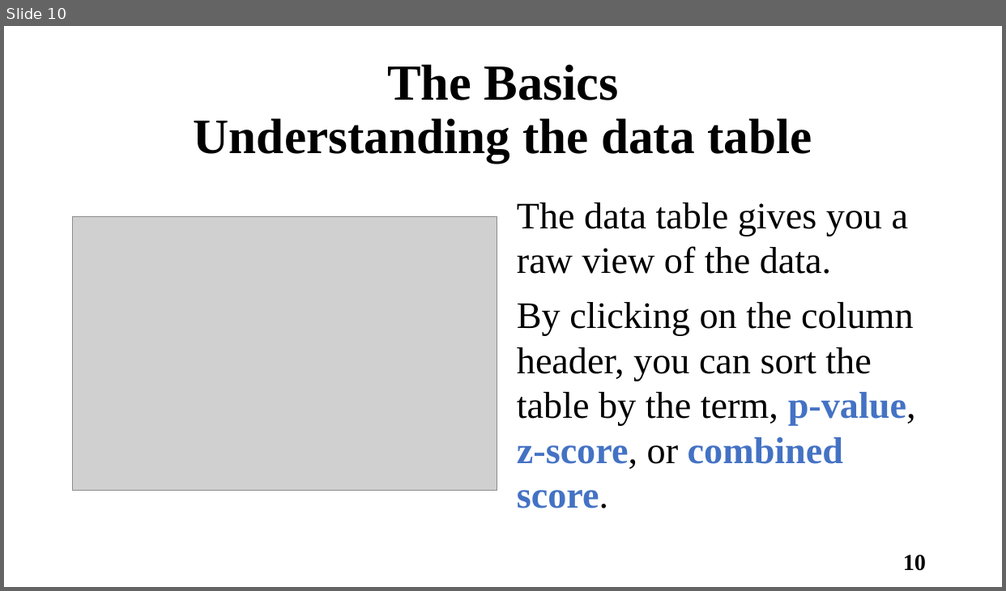
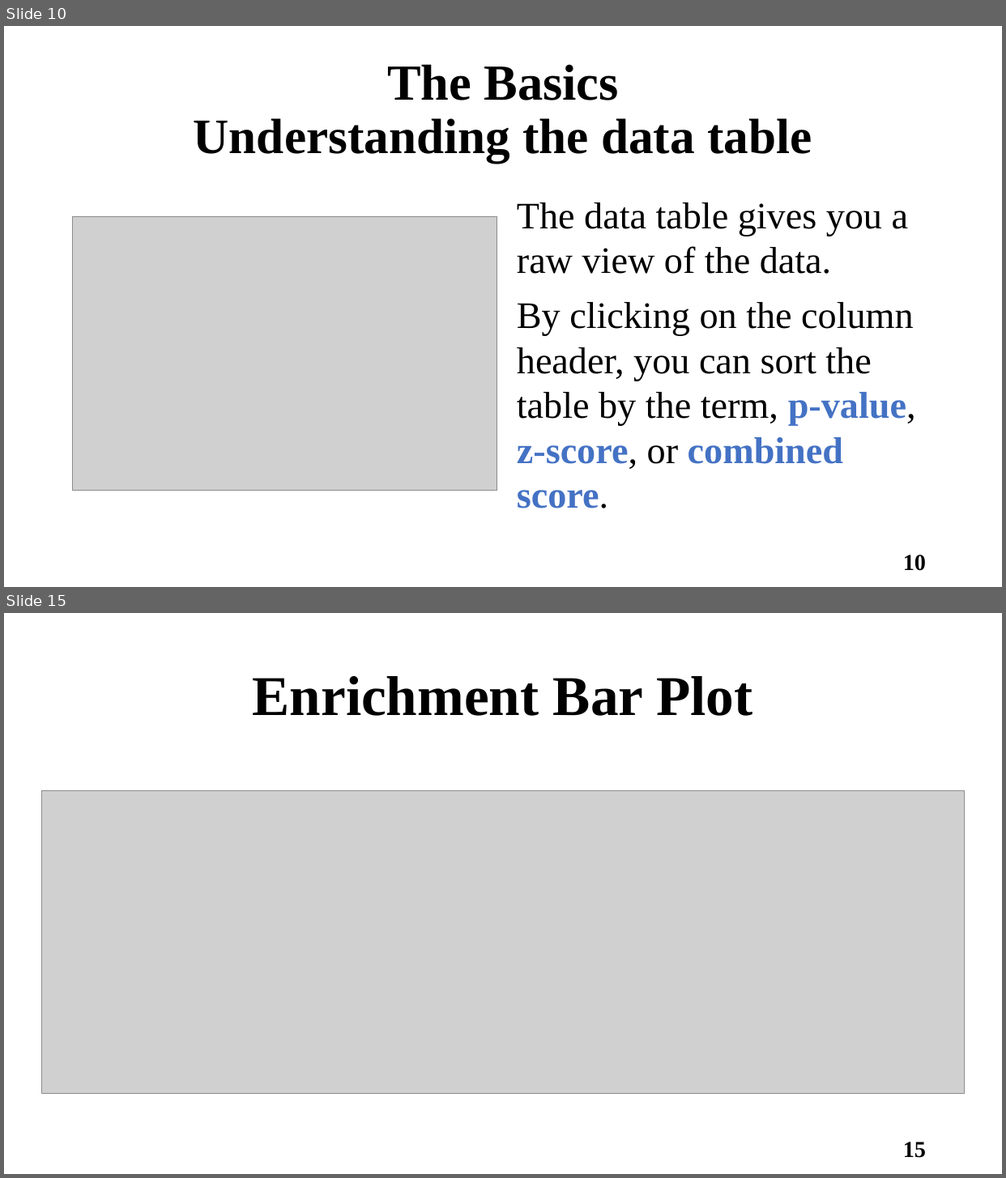
Before and after one commit to Joseph-Lang/Python-Machine-Learning, a slide deck: GeneSetEnrichAnalysis_1102/JournalClub_GSEA1101.pptx. Shown one above the other, each under a label of ours: slide 10 before the commit, slides 10 and 15 after it; the slides between them are not shown. The pictures are 1006x591 and 1006x1178 pixels, drawn with LibreOffice and Linux fonts; fonts in the diff are those of the drawing; grey boxes stand for pictures. Boxes give left, top, right and bottom in pixels: in the first picture for what was removed or moved away, otherwise in the second. Text is boxed around its words. In the diff, an @@ line names an element or a change of style, - is before the commit and + after.

```diff
--- a/GeneSetEnrichAnalysis_1102/JournalClub_GSEA1101.pptx
+++ b/GeneSetEnrichAnalysis_1102/JournalClub_GSEA1101.pptx
@@ slide 15 added at [4,613,1002,1174], background #FFFFFF @@
@@ title added at [253,676,753,716], 54 pt, text #000000, bold @@
+Enrichment Bar Plot
@@ picture added at [42,790,965,1093] @@
@@ page number added at [903,1142,926,1158], 22 pt, text #000000, bold @@
+15
```
Also in this commit, not shown: 5 slides changed, 1 slide removed, 1 other file.
